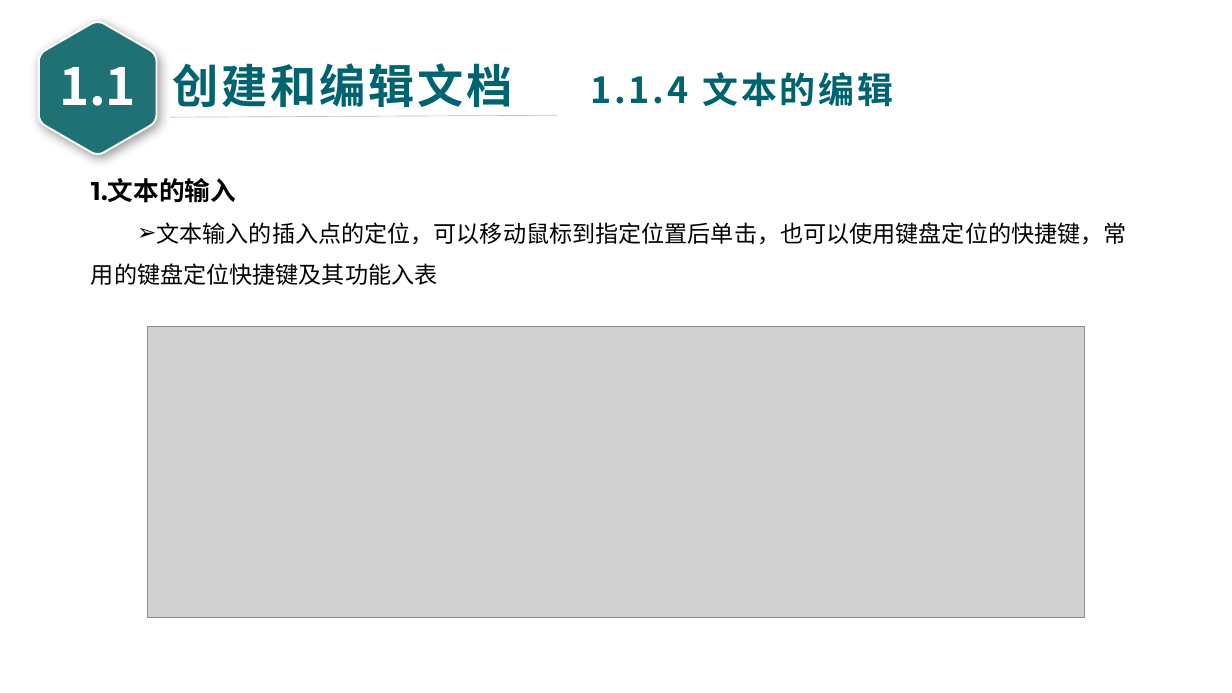
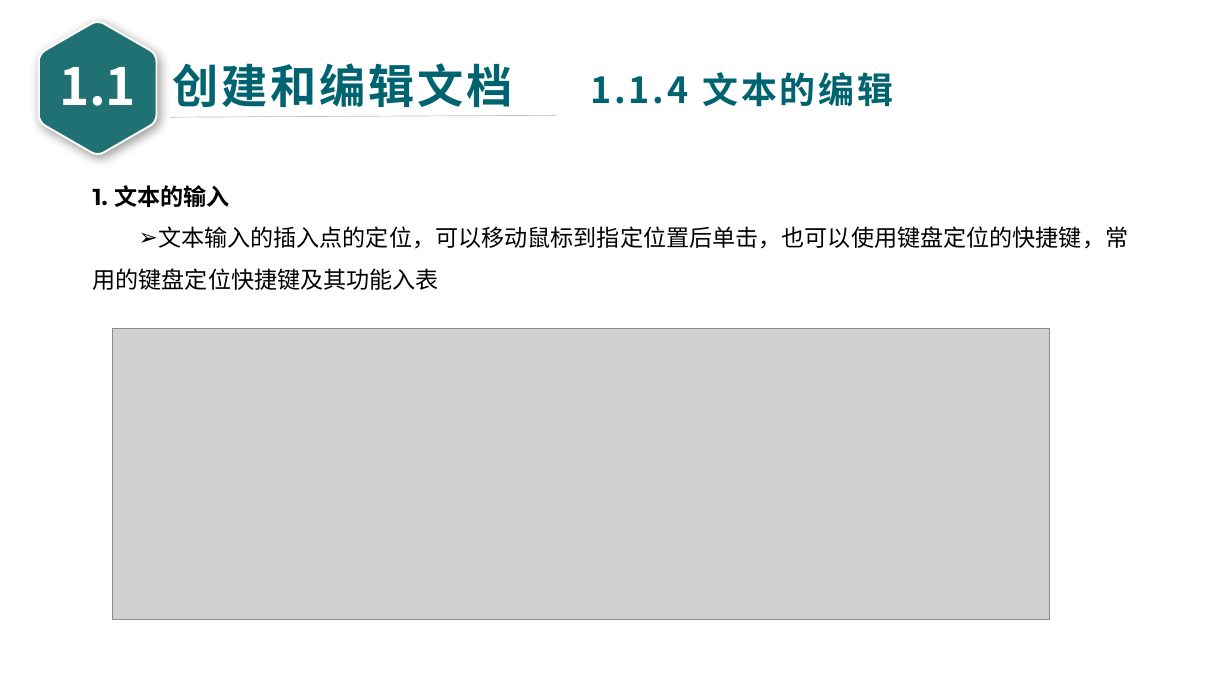
Before and after one commit to glplaman/glplaman.github.io, a slide deck: slide 13 of office/file/wps PPT/第1章 WPS文字文档编辑 - glpla.pptx. Drawn at 1232x693 pixels with LibreOffice and Linux fonts; fonts in the diff are those of the drawing; grey boxes stand for pictures. Boxes give left, top, right and bottom in pixels: in the first picture for what was removed or moved away, otherwise in the second. Text is boxed around its words. In the diff, an @@ line names an element or a change of style, - is before the commit and + after.

```diff
--- a/office/file/wps PPT/第1章 WPS文字文档编辑 - glpla.pptx
+++ b/office/file/wps PPT/第1章 WPS文字文档编辑 - glpla.pptx
@@ text "1. 文本的输入": place and size @@
-text "1. 文本的输入" at (91,178,1127,285)
+text "1. 文本的输入" at (93,185,1128,290)
@@ text at (93,185,229,207): text changed; size 20 to 18 pt @@
-1.文本的输入
+1. 文本的输入
@@ picture: place and size @@
-picture at (148,327,1085,618)
+picture at (113,329,1050,620)
```
Also in this commit, not shown: 5 other slides changed, 1 slide removed, 16 other files.
